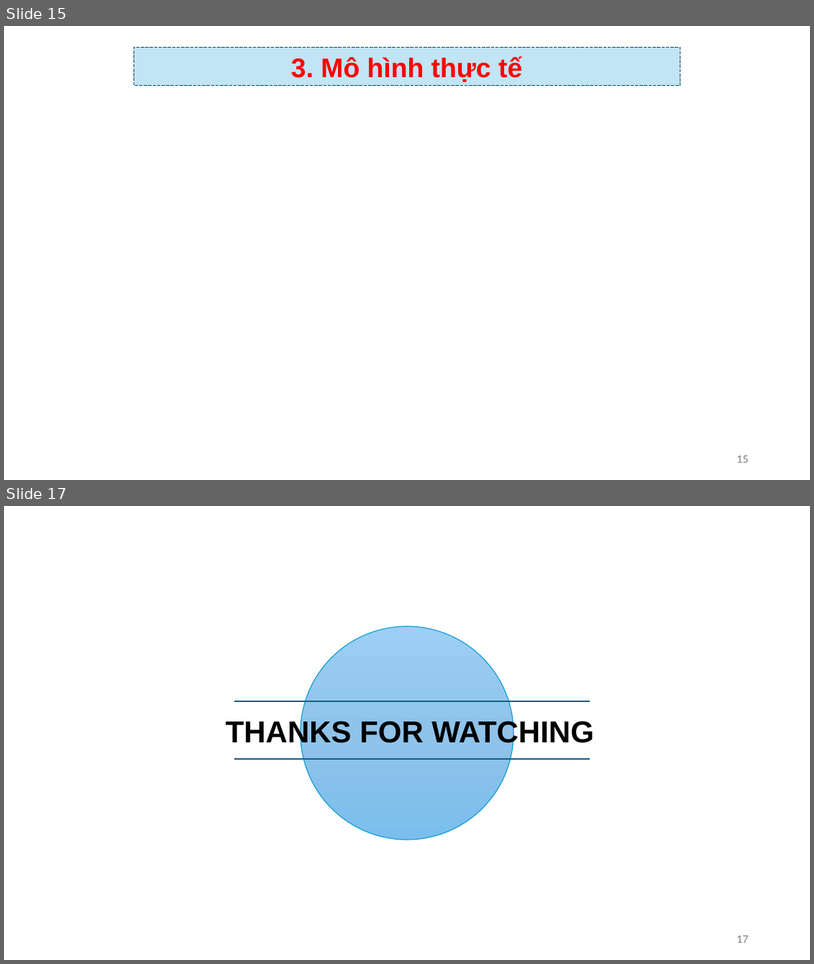
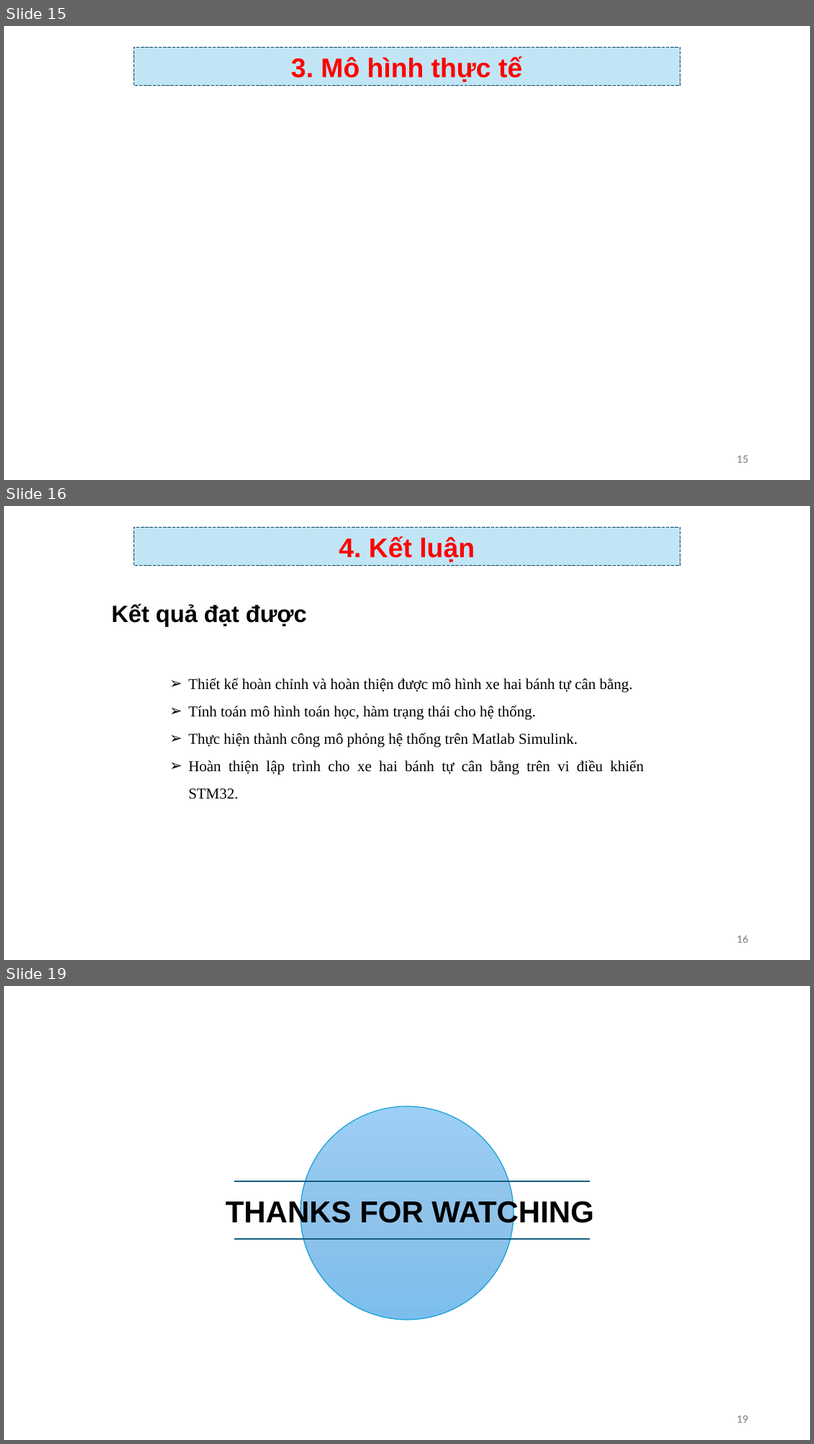
Before and after one commit to TIENPHAT2003/STM32, a slide deck: BaoCaoDADKTD.pptx. Shown one above the other, each under a label of ours: slides 15 and 17 before the commit, slides 15, 16 and 19 after it; the slides between them are not shown. The pictures are 814x964 and 814x1444 pixels, drawn with LibreOffice and Linux fonts; fonts in the diff are those of the drawing; background and template pictures are left out. Boxes give left, top, right and bottom in pixels: in the first picture for what was removed or moved away, otherwise in the second. Text is boxed around its words. In the diff, an @@ line names an element or a change of style, - is before the commit and + after.

Commit message:
Thêm Kết luận

```diff
--- a/BaoCaoDADKTD.pptx
+++ b/BaoCaoDADKTD.pptx
@@ slide 16 added at [4, 506, 810, 960], background #FFFFFF @@
@@ rectangle added at [134, 527, 680, 566], fill #C1E5F5, outline #104862 0.75 pt dashed, 32 pt, text #FF0000, bold @@
+4. Kết luận
@@ text added at [111, 604, 307, 626], 28 pt, text #000000, bold @@
+Kết quả đạt được
@@ text added at [188, 677, 644, 799], 18 pt, text #000000 @@
+➢ Thiết kế hoàn chỉnh và hoàn thiện được mô hình xe hai bánh tự cân bằng.
+➢ Tính toán mô hình toán học, hàm trạng thái cho hệ thống.
+➢ Thực hiện thành công mô phỏng hệ thống trên Matlab Simulink.
+➢ Hoàn thiện lập trình cho xe hai bánh tự cân bằng trên vi điều khiển STM32.
@@ page number added at [737, 935, 748, 942], 12 pt, text #797979 @@
+16
@@ what was slide 17 is now slide 19 @@
@@ page number at [737, 1415, 748, 1422]: text changed @@
-17
+19
```
Also in this commit, not shown: 2 other slides added, 1 slide removed, 1 other file.
